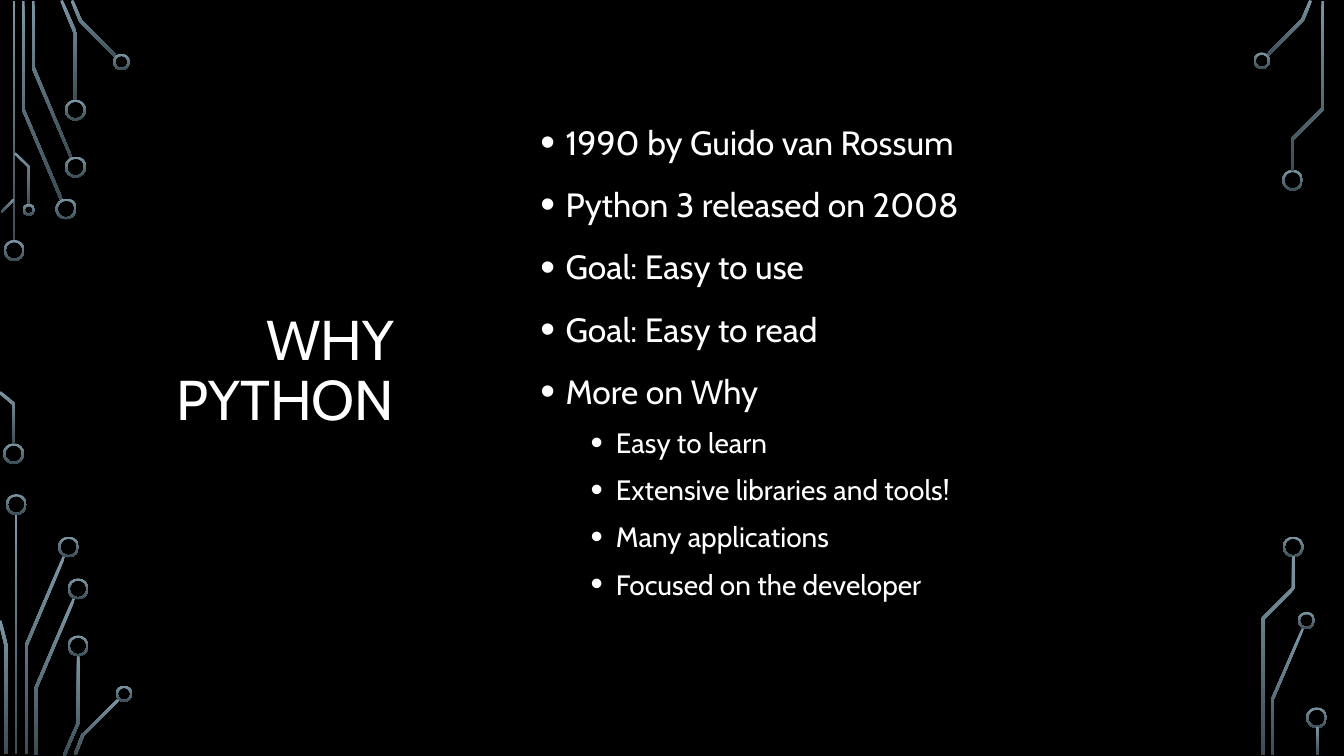
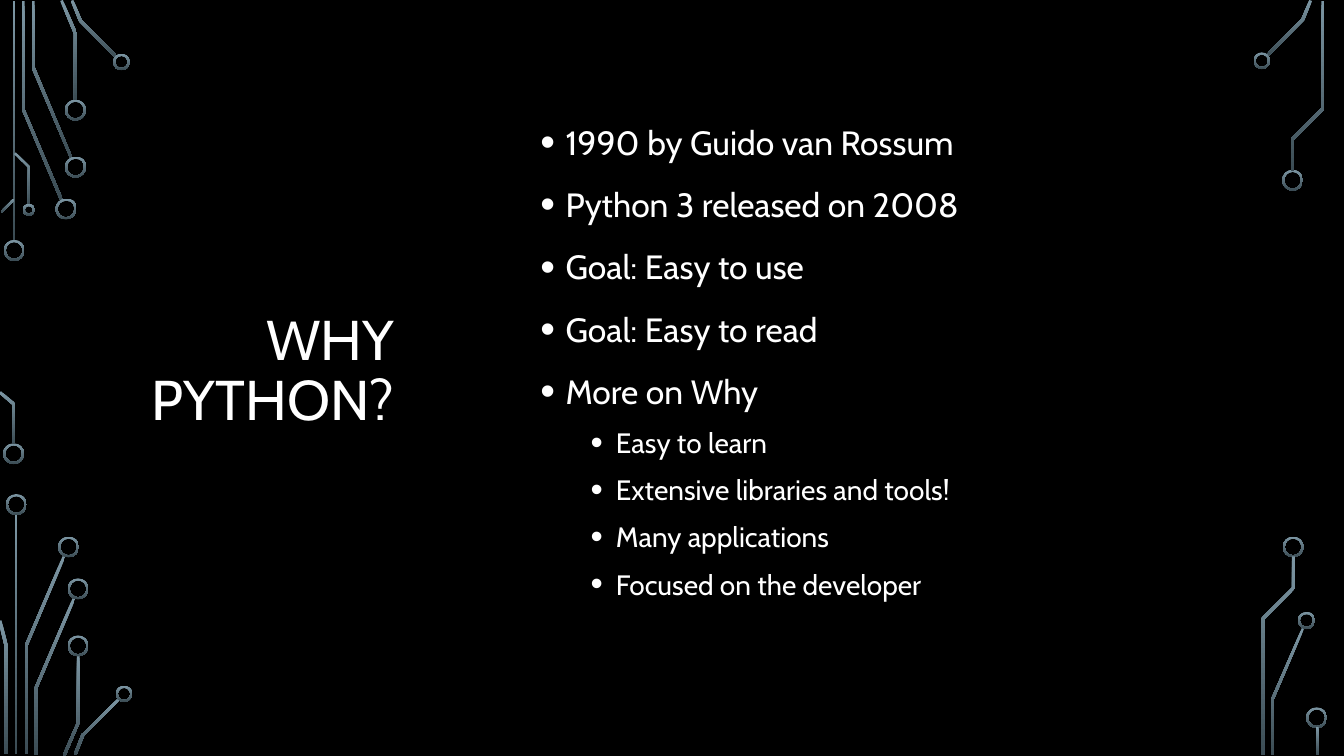
Before and after one commit to k2controls/RAM205, a slide deck: slide 3 of sprint1/week01/python/PythonIntroduction.pptx. Drawn at 1344x756 pixels with LibreOffice and Linux fonts; fonts in the diff are those of the drawing; background and template pictures are left out. Boxes give left, top, right and bottom in pixels: in the first picture for what was removed or moved away, otherwise in the second. Text is boxed around its words. In the diff, an @@ line names an element or a change of style, - is before the commit and + after.

```diff
--- a/sprint1/week01/python/PythonIntroduction.pptx
+++ b/sprint1/week01/python/PythonIntroduction.pptx
@@ title at (152, 320, 395, 421): text changed @@
-WHY PYTHON
+WHY PYTHON?
```
Also in this commit, not shown: 2 other slides changed, 4 slides added, 4 other files.
